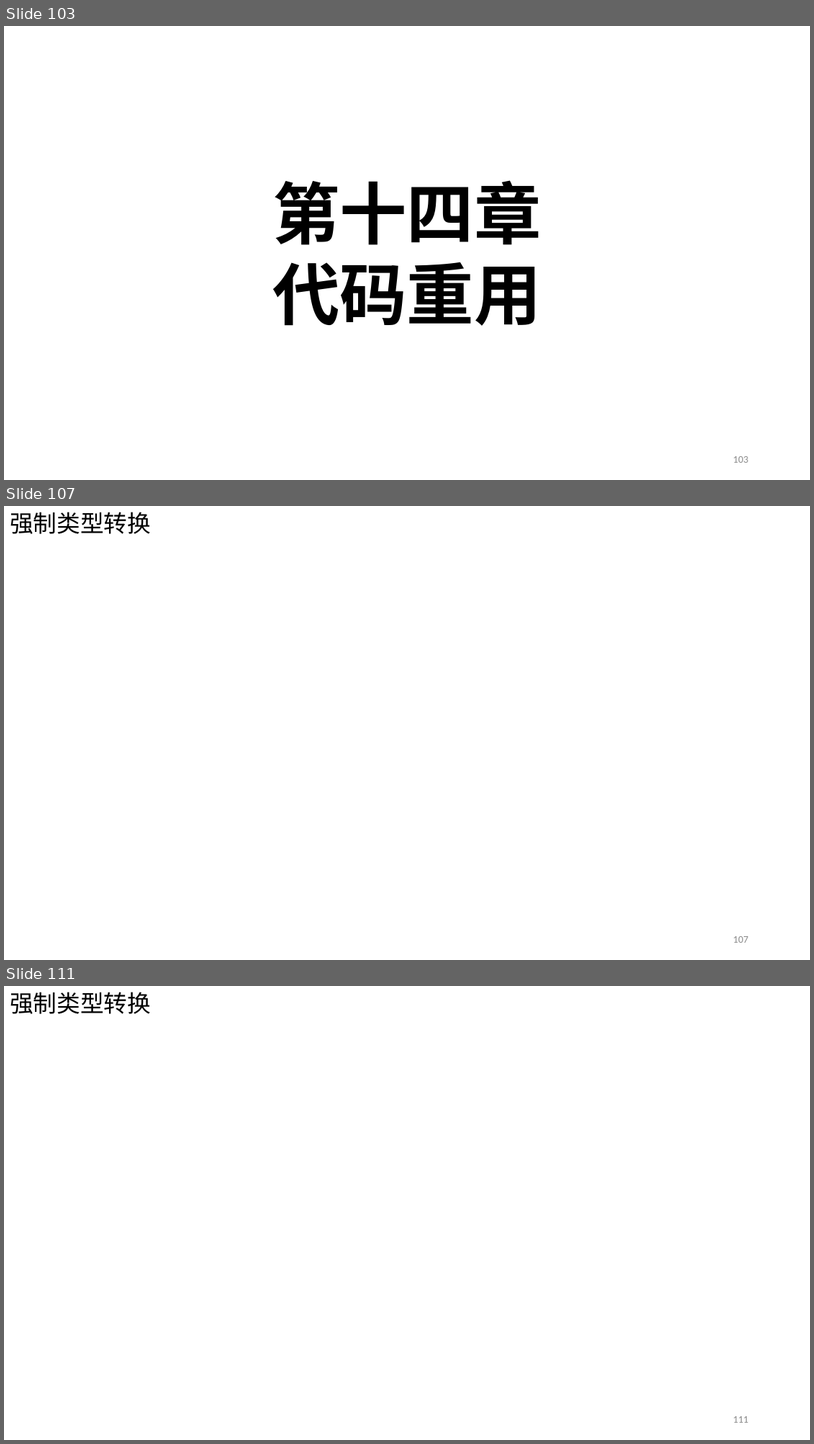
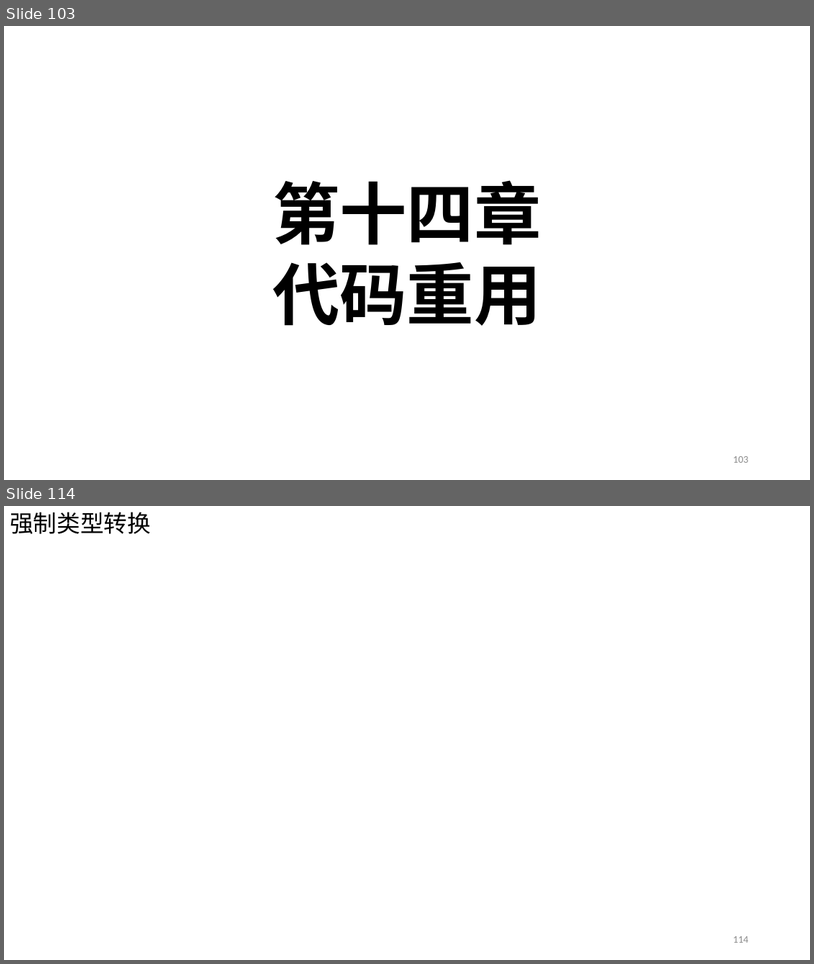
Before and after one commit to Chao200/CPP_Primer_Plus, a slide deck: C++ Primer Plus.pptx. Shown one above the other, each under a label of ours: slides 103, 107 and 111 before the commit, slides 103 and 114 after it; the slides between them are not shown. The pictures are 814x1444 and 814x964 pixels, drawn with LibreOffice and Linux fonts; fonts in the diff are those of the drawing. Boxes give left, top, right and bottom in pixels: in the first picture for what was removed or moved away, otherwise in the second. Text is boxed around its words. In the diff, an @@ line names an element or a change of style, - is before the commit and + after.

```diff
--- a/C++ Primer Plus.pptx
+++ b/C++ Primer Plus.pptx
@@ slide 107 removed at (x1=4, y1=506, x2=810, y2=960), background #FFFFFF @@
@@ text removed at (x1=10, y1=512, x2=151, y2=534) @@
-强制类型转换
@@ page number removed at (x1=733, y1=936, x2=748, y2=942) @@
-107
@@ what was slide 111 is now slide 114 @@
@@ page number at (x1=733, y1=936, x2=748, y2=942): text changed @@
-111
+114
```
Also in this commit, not shown: 2 slides changed, 8 slides added, 4 other slides removed.
